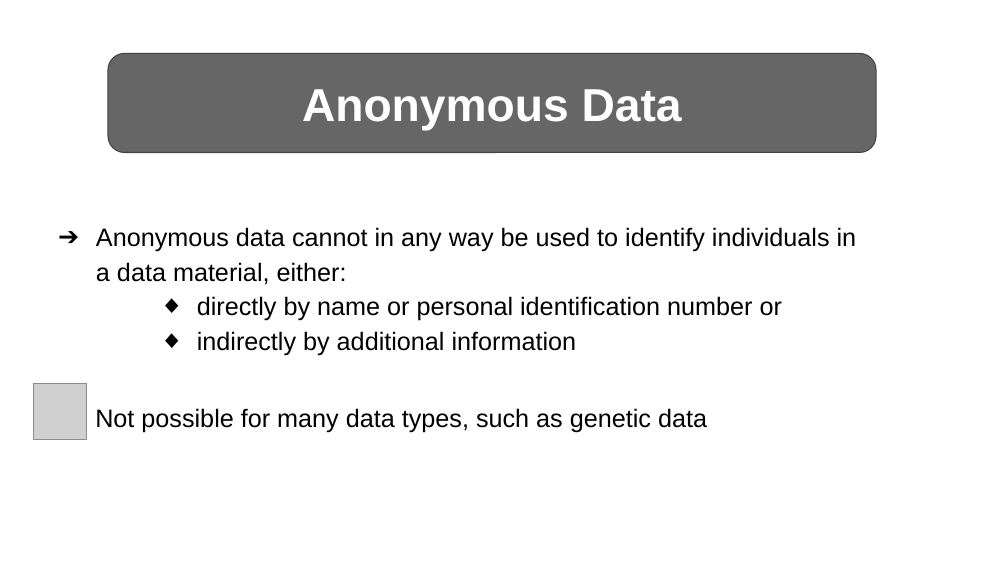
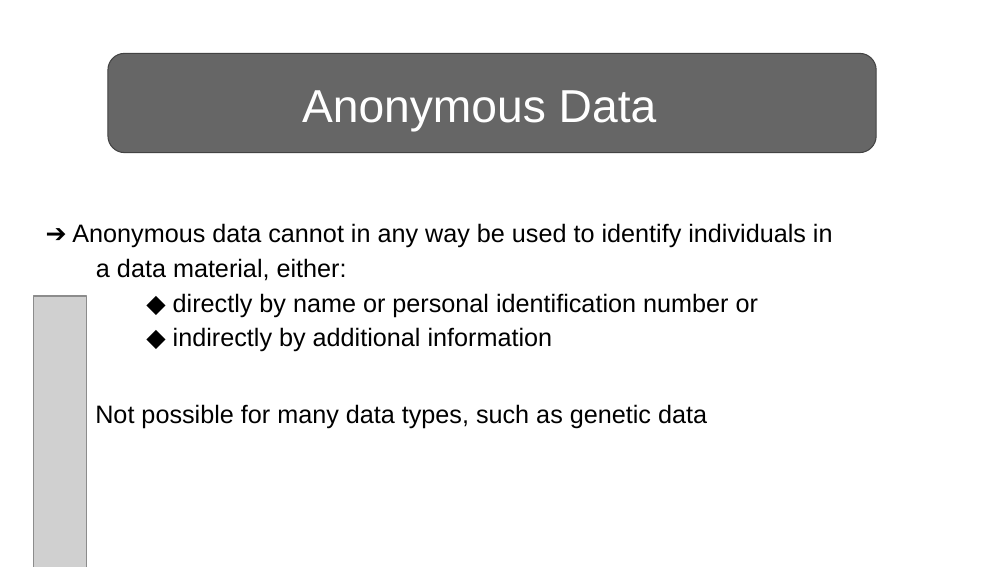
Before and after one commit to ELIXIR-Norway-Training/DMP-writing-workshop, a slide deck: slide 17 of 04_GDPR.odp (slide 18 before the commit). Drawn at 1008x567 pixels with LibreOffice and Linux fonts; fonts in the diff are those of the drawing; grey boxes stand for pictures. Boxes give left, top, right and bottom in pixels: in the first picture for what was removed or moved away, otherwise in the second. Text is boxed around its words. In the diff, an @@ line names an element or a change of style, - is before the commit and + after.

```diff
--- a/04_GDPR.odp
+++ b/04_GDPR.odp
@@ freeform shape added at bbox=[108, 53, 876, 152], fill #666666 @@
@@ freeform shape added at bbox=[108, 53, 876, 152], outline #434343 0.74 pt @@
@@ text "Anonymous Data": place and size @@
-text "Anonymous Data" at bbox=[108, 53, 876, 152]
+text "Anonymous Data" at bbox=[302, 90, 657, 132]
@@ text "Anonymous Data" at bbox=[302, 90, 657, 132]: bold off; alignment centre to left; vertical alignment middle to top; fill #666666 to none; outline #434343 0.74 pt to none @@
@@ text at bbox=[72, 223, 833, 248]: text changed @@
-➔ Anonymous data cannot in any way be used to identify individuals in a data material, either:
-  ◆ directly by name or personal identification number or
-  ◆ indirectly by additional information
+➔ Anonymous data cannot in any way be used to identify individuals in
@@ text added at bbox=[96, 258, 347, 281], 18 pt, text #000000 @@
+a data material, either:
@@ picture: place and size @@
-picture at bbox=[33, 383, 87, 439]
+picture at bbox=[33, 296, 87, 567]
@@ text added at bbox=[173, 293, 758, 317], 18 pt, text #000000 @@
+◆ directly by name or personal identification number or
@@ text added at bbox=[173, 327, 553, 352], 18 pt, text #000000 @@
+◆ indirectly by additional information
@@ text "Not possible for many data ..." at bbox=[95, 404, 707, 429]: line spacing 1.15 to 1; less space between paragraphs @@
```
Also in this commit, not shown: 45 other slides changed, 5 slides added, 3 slides removed, 3 other files.
